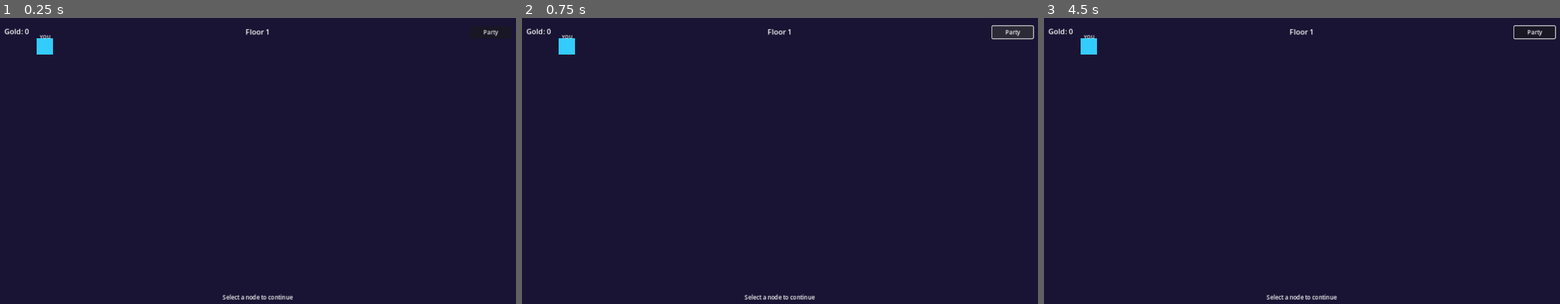
Above: before the commit, frames 1-3 (left to right).
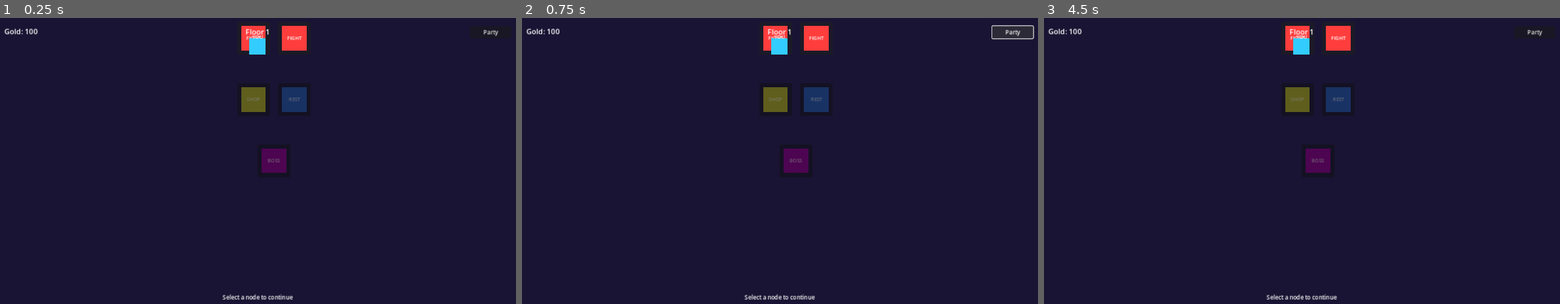
Above: after the commit, the same moments.

Repository: DaveEstey/als-tavern
Game: Godot game, scene res://scenes/map/map_scene.tscn
Two runs of this game, one before a commit and one after it. Both use one fixed random seed, a clock stepped at 60 frames per second and the inputs below. This scene is started directly instead of the project's main scene.
Inputs (mouse positions are in pixels of both pictures, inside the frame that each line leads up to):
- Up to frame 1 (0.25 s): no input
- Up to frame 2 (0.75 s): click "Party" at 0.5 s
- Up to frame 3 (4.5 s): click "Party" at 1.25 s; click "Party" at 2 s; tap Enter at 2.75, 4.25 s; move the mouse to (1415, 149) at 2.77 s; click (1415, 149) at 2.92 s; tap Space at 3.5 s; drag from (1198, 181) to (1276, 223) at 3.52 s; move the mouse to (1353, 100) at 4.27 s; click (1353, 100) at 4.42 s

The runs differ from the first frame. In frame 1, 2.3% of the frame differs, in the area x 4-60%, y 2-55%; in frame 2, 2.3%; in frame 3, 2.4%, in the area x 4-100%, y 2-55%.
Error after the commit: Parse Error: Expected expression after "/" operator. (res://scripts/map/map_generator.gd:70)

Commit message:
Fix PathLines node reference and integer division warnings
Map scene fixes:
- Fix PathLines node path from $PathLines to $MapContainer/PathLines to match scene structure
- Fix GameManager autoload access using proper /root/GameManager path

Map generator fixes:
- Replace integer division (/) with proper integer division (//) in 4 locations
- Prefix unused variable connections_made with underscore (_connections_made)

This resolves:
- E: Node not found "PathLines" error
- E: GameManager not found error
- W: 6 integer division warnings
- W: 1 unused variable warning

Diff:
--- a/scripts/map/map_generator.gd
+++ b/scripts/map/map_generator.gd
@@ -67,7 +67,7 @@
 		var column_spacing: float = float(map_width - 1) / float(nodes_in_row - 1) if nodes_in_row > 1 else 0.0
 
 		for i in range(nodes_in_row):
-			var column: int = int(i * column_spacing) if nodes_in_row > 1 else map_width / 2
+			var column: int = int(i * column_spacing) if nodes_in_row > 1 else map_width // 2
 			# Add some randomness to column position
 			if nodes_in_row > 1 and row > 1:
 				column = clampi(column + randi_range(-1, 1), 0, map_width - 1)
@@ -110,7 +110,7 @@
 
 		# Each node connects to 1-3 nodes in the next row
 		for node in current_row:
-			var connections_made: int = 0
+			var _connections_made: int = 0  # Prefixed with _ to indicate intentionally unused
 			var target_connections: int = randi_range(1, min(3, next_row.size()))
 
 			# Find closest nodes in next row
@@ -126,7 +126,7 @@
 				var target_node: Dictionary = next_nodes_by_distance[i]
 				if not node["connections"].has(target_node["id"]):
 					node["connections"].append(target_node["id"])
-					connections_made += 1
+					_connections_made += 1
 
 		# Ensure all nodes in next row have at least one incoming connection
 		for next_node in next_row:
@@ -176,7 +176,7 @@
 	var placement_index: int = 0
 
 	# Place rest nodes (evenly distributed)
-	var rest_spacing: int = max(1, middle_nodes.size() / (num_rest + 1))
+	var rest_spacing: int = max(1, middle_nodes.size() // (num_rest + 1))
 	for i in range(num_rest):
 		if placement_index < middle_nodes.size():
 			var node_idx: int = middle_nodes[min(placement_index, middle_nodes.size() - 1)]
@@ -184,8 +184,8 @@
 			placement_index += rest_spacing
 
 	# Place shop nodes (evenly distributed, offset from rest)
-	placement_index = rest_spacing / 2
-	var shop_spacing: int = max(1, middle_nodes.size() / (num_shop + 1))
+	placement_index = rest_spacing // 2
+	var shop_spacing: int = max(1, middle_nodes.size() // (num_shop + 1))
 	for i in range(num_shop):
 		if placement_index < middle_nodes.size():
 			var node_idx: int = middle_nodes[min(placement_index, middle_nodes.size() - 1)]
--- a/scripts/map/map_scene.gd
+++ b/scripts/map/map_scene.gd
@@ -49,7 +49,7 @@
 @onready var map_container: Control = $MapContainer
 @onready var node_grid: Control = $MapContainer/NodeGrid
 @onready var player_marker: Control = $PlayerMarker
-@onready var path_lines: Control = $PathLines
+@onready var path_lines: Control = $MapContainer/PathLines
 
 # Node references - UI elements
 @onready var gold_label: Label = $UIElements/GoldLabel
@@ -83,8 +83,9 @@
 
 func _ready() -> void:
 	# Get reference to GameManager (autoload)
-	game_manager = get_tree().root.get_child(0).get_node_or_null("GameManager")
-	if not game_manager:
+	if has_node("/root/GameManager"):
+		game_manager = get_node("/root/GameManager")
+	else:
 		push_error("GameManager not found. Make sure it's set up as an autoload.")
 		return
 
